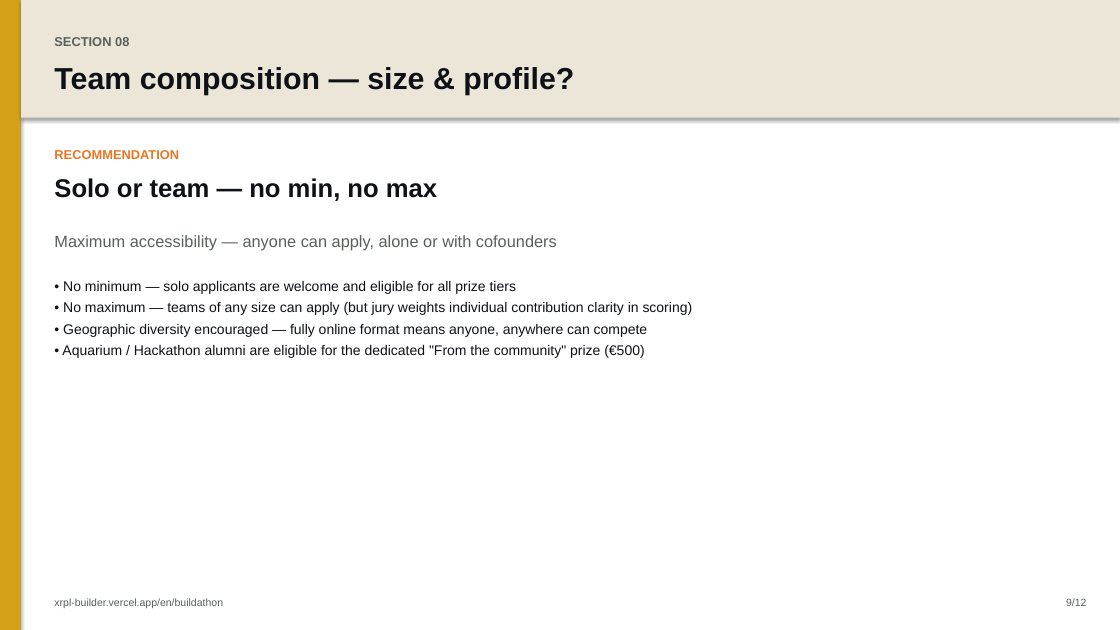
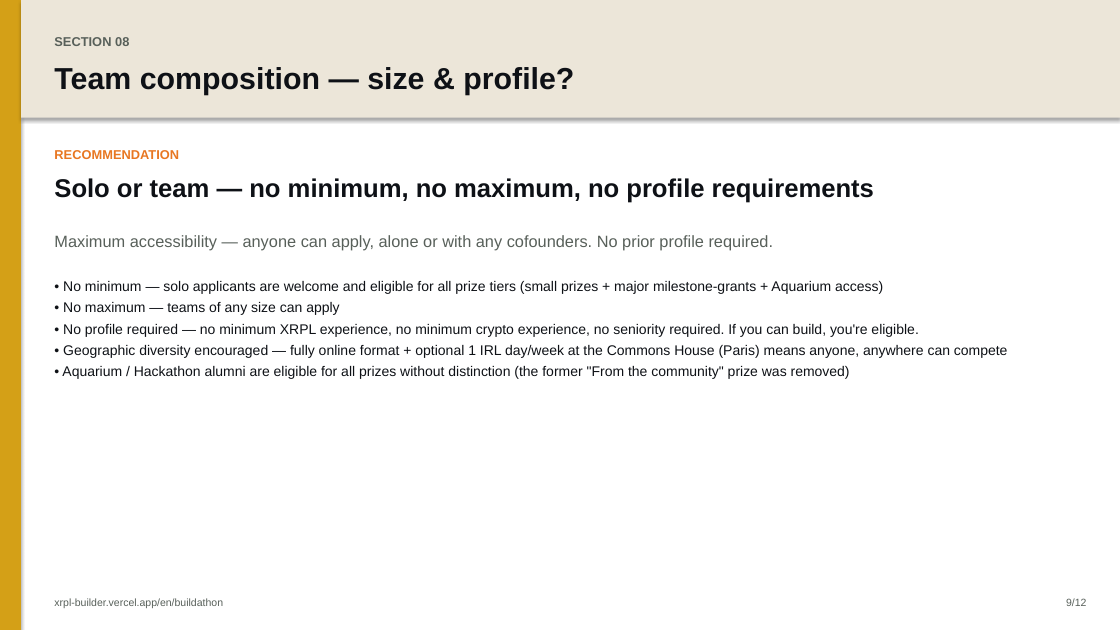
Before and after one commit to AurelienBg/xrpl-builder, a slide deck: slide 10 of buildathon-deck-en.pptx. Drawn at 1120x630 pixels with LibreOffice and Linux fonts; fonts in the diff are those of the drawing. Boxes give left, top, right and bottom in pixels: in the first picture for what was removed or moved away, otherwise in the second. Text is boxed around its words. In the diff, an @@ line names an element or a change of style, - is before the commit and + after.

```diff
--- a/buildathon-deck-en.pptx
+++ b/buildathon-deck-en.pptx
@@ text at bbox=[54, 178, 874, 203]: text changed @@
-Solo or team — no min, no max
+Solo or team — no minimum, no maximum, no profile requirements
@@ text at bbox=[54, 235, 774, 250]: text changed @@
-Maximum accessibility — anyone can apply, alone or with cofounders
+Maximum accessibility — anyone can apply, alone or with any cofounders. No prior profile required.
@@ text at bbox=[62, 281, 1008, 379]: text changed @@
-• No minimum — solo applicants are welcome and eligible for all prize tiers
-• No maximum — teams of any size can apply (but jury weights individual contribution clarity in scoring)
-• Geographic diversity encouraged — fully online format means anyone, anywhere can compete
-• Aquarium / Hackathon alumni are eligible for the dedicated "From the community" prize (€500)
+• No minimum — solo applicants are welcome and eligible for all prize tiers (small prizes + major milestone-grants + Aquarium access)
+• No maximum — teams of any size can apply
+• No profile required — no minimum XRPL experience, no minimum crypto experience, no seniority required. If you can build, you're eligible.
+• Geographic diversity encouraged — fully online format + optional 1 IRL day/week at the Commons House (Paris) means anyone, anywhere can compete
+• Aquarium / Hackathon alumni are eligible for all prizes without distinction (the former "From the community" prize was removed)
```
Also in this commit, not shown: 3 other slides changed, 3 other files.
